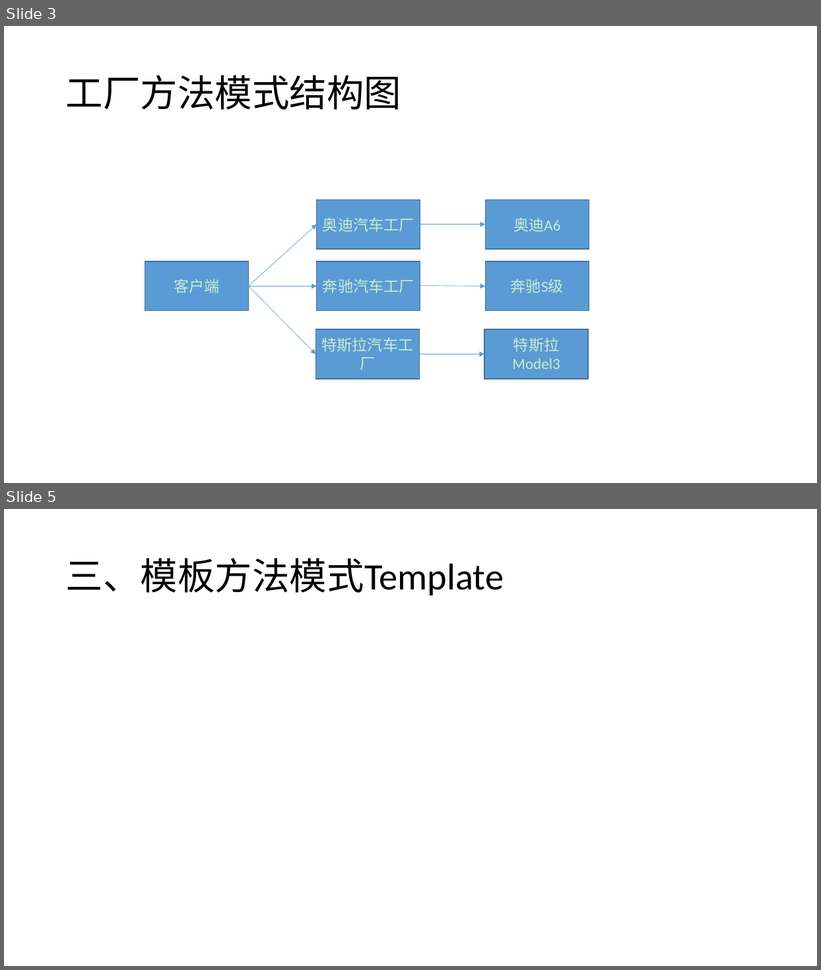
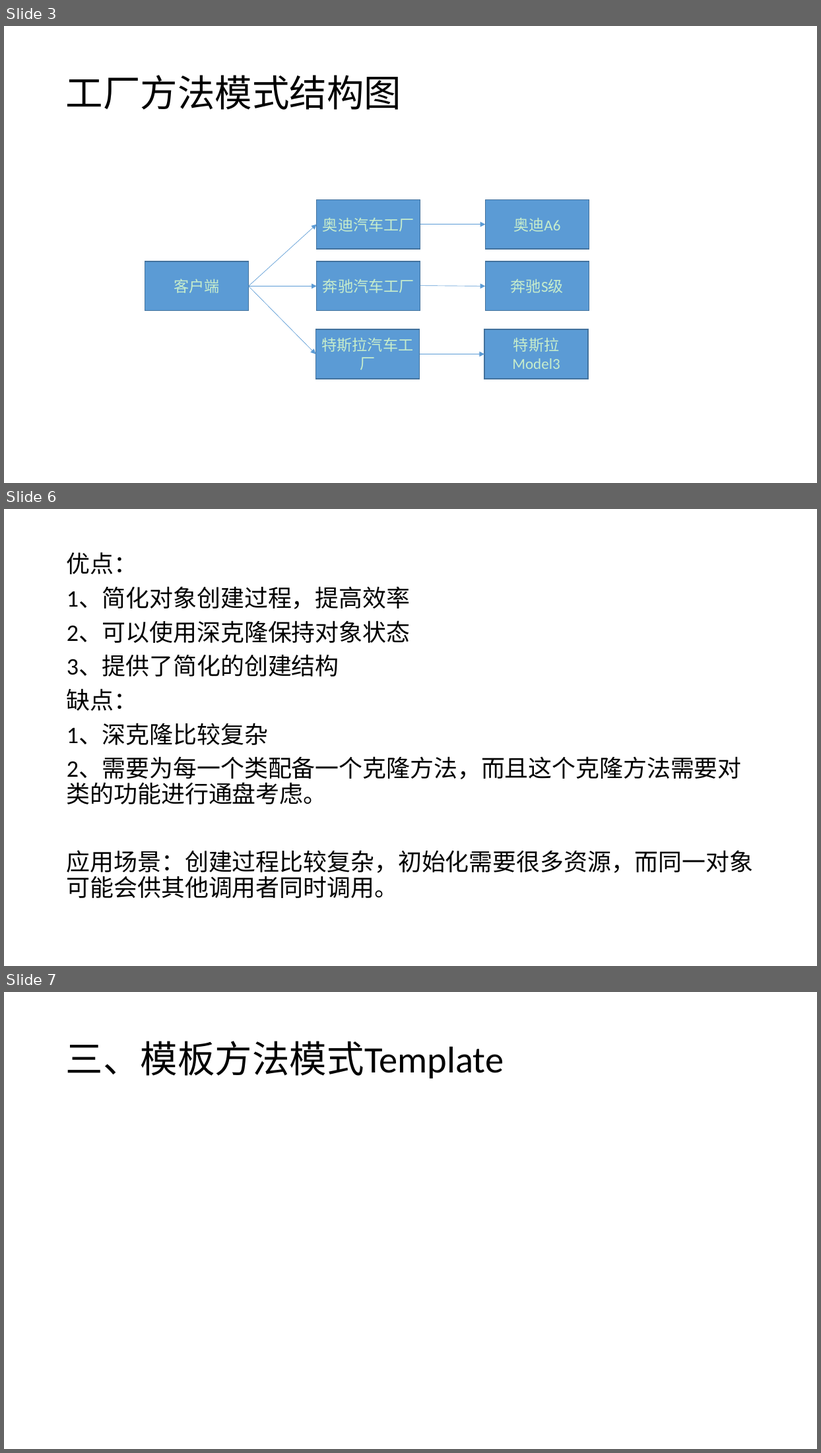
Before and after one commit to tdxhhw66/JavaCodeAcc, a slide deck: 设计模式3.pptx. Shown one above the other, each under a label of ours: slides 3 and 5 before the commit, slides 3, 6 and 7 after it; the slides between them are not shown. The pictures are 821x970 and 821x1453 pixels, drawn with LibreOffice and Linux fonts; fonts in the diff are those of the drawing. Boxes give left, top, right and bottom in pixels: in the first picture for what was removed or moved away, otherwise in the second. Text is boxed around its words. In the diff, an @@ line names an element or a change of style, - is before the commit and + after.

```diff
--- a/设计模式3.pptx
+++ b/设计模式3.pptx
@@ slide 6 added at [4,509,817,966], background #C7EDCC @@
@@ text added at [67,552,754,898], 28 pt, text #000000 @@
+优点：
+1、简化对象创建过程，提高效率
+2、可以使用深克隆保持对象状态
+3、提供了简化的创建结构
+缺点：
+1、深克隆比较复杂
+2、需要为每一个类配备一个克隆方法，而且这个克隆方法需要对类的功能进行通盘考虑。
+应用场景：创建过程比较复杂，初始化需要很多资源，而同一对象可能会供其他调用者同时调用。
@@ what was slide 5 is now slide 7 @@
```
Also in this commit, not shown: 1 slide changed, 1 other slide added, 4 other files.
